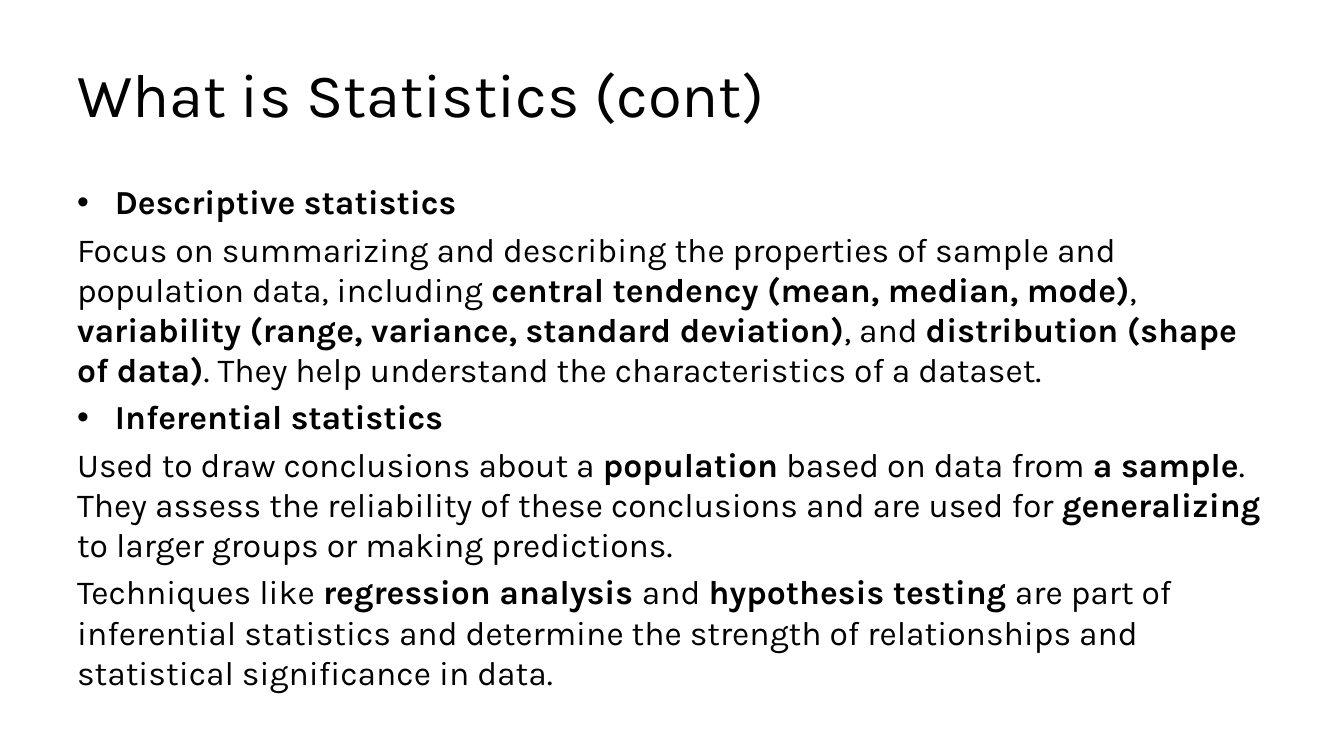
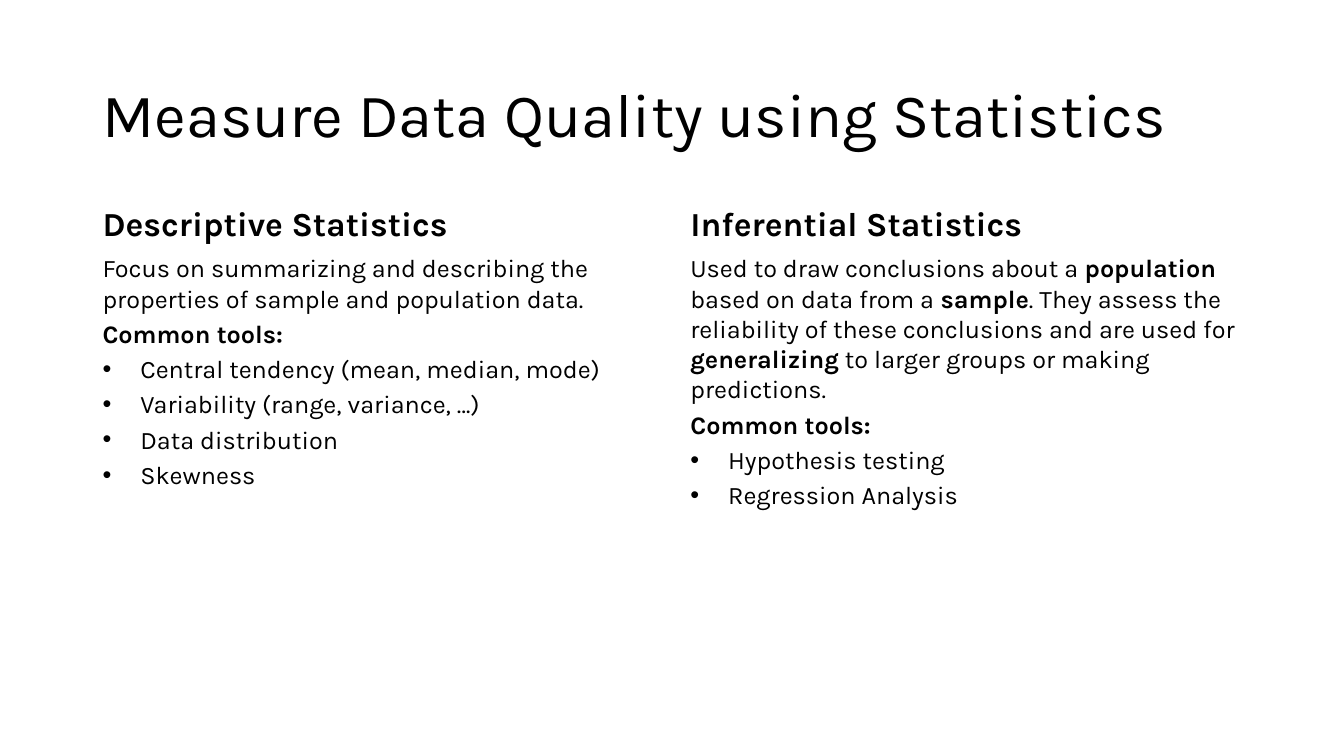
Before and after one commit to kershrita/Data-Science-Roadmap, a slide deck: slide 13 of slides/Session 02 - Introduction to Statistics.pptx (slide 9 before the commit). Drawn at 1344x756 pixels with LibreOffice and Linux fonts; fonts in the diff are those of the drawing. Boxes give left, top, right and bottom in pixels: in the first picture for what was removed or moved away, otherwise in the second. Text is boxed around its words. In the diff, an @@ line names an element or a change of style, - is before the commit and + after.

```diff
--- a/slides/Session 02 - Introduction to Statistics.pptx
+++ b/slides/Session 02 - Introduction to Statistics.pptx
@@ title removed at [77, 72, 764, 124] @@
-What is Statistics (cont)
@@ title added at [103, 94, 1166, 152], 44 pt, text #000000 @@
+Measure Data Quality using Statistics
@@ text at [77, 190, 1237, 430]: paragraphs removed @@
-• Descriptive statistics
-Focus on summarizing and describing the properties of sample and population data, including central tendency (mean, median, mode), variability (range, variance, standard deviation), and distribution (shape of data). They help understand the characteristics of a dataset.
-• Inferential statistics
@@ text added at [103, 212, 448, 244], 24 pt, text #000000, bold @@
+Descriptive Statistics
@@ text added at [690, 212, 1022, 237], 24 pt, text #000000, bold @@
+Inferential Statistics
@@ text added at [103, 259, 600, 485], 18 pt, text #000000 @@
+Focus on summarizing and describing the properties of sample and population data.
+Common tools:
+• Central tendency (mean, median, mode)
+• Variability (range, variance, …)
+• Data distribution
+• Skewness
@@ text "Used to draw conclusions about ...": place and size @@
-text "Used to draw conclusions about ..." at [77, 190, 1260, 694]
+text "Used to draw conclusions about ..." at [690, 259, 1234, 510]
@@ text at [690, 259, 1234, 404]: size 24 to 18 pt in "Used to draw conclusions about a population ..."; bold off in "a"; less space between paragraphs @@
@@ text at [690, 416, 958, 510]: text changed; size 24 to 18 pt @@
-Techniques like regression analysis and hypothesis testing are part of inferential statistics and determine the strength of relationships and statistical significance in data.
+Common tools:
+• Hypothesis testing
+• Regression Analysis
```
Also in this commit, not shown: 8 other slides changed, 23 slides added, 2 slides removed.
